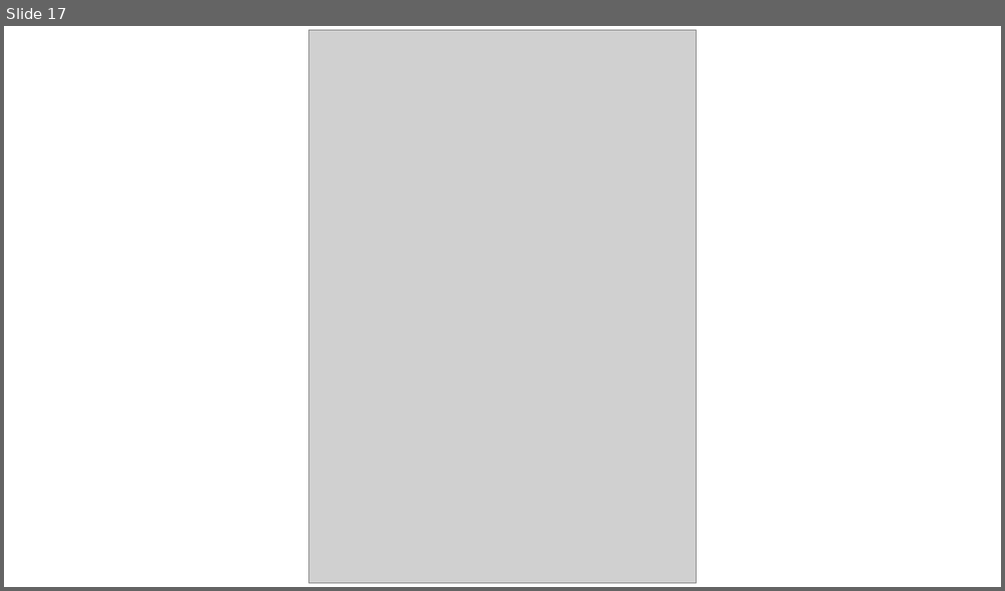
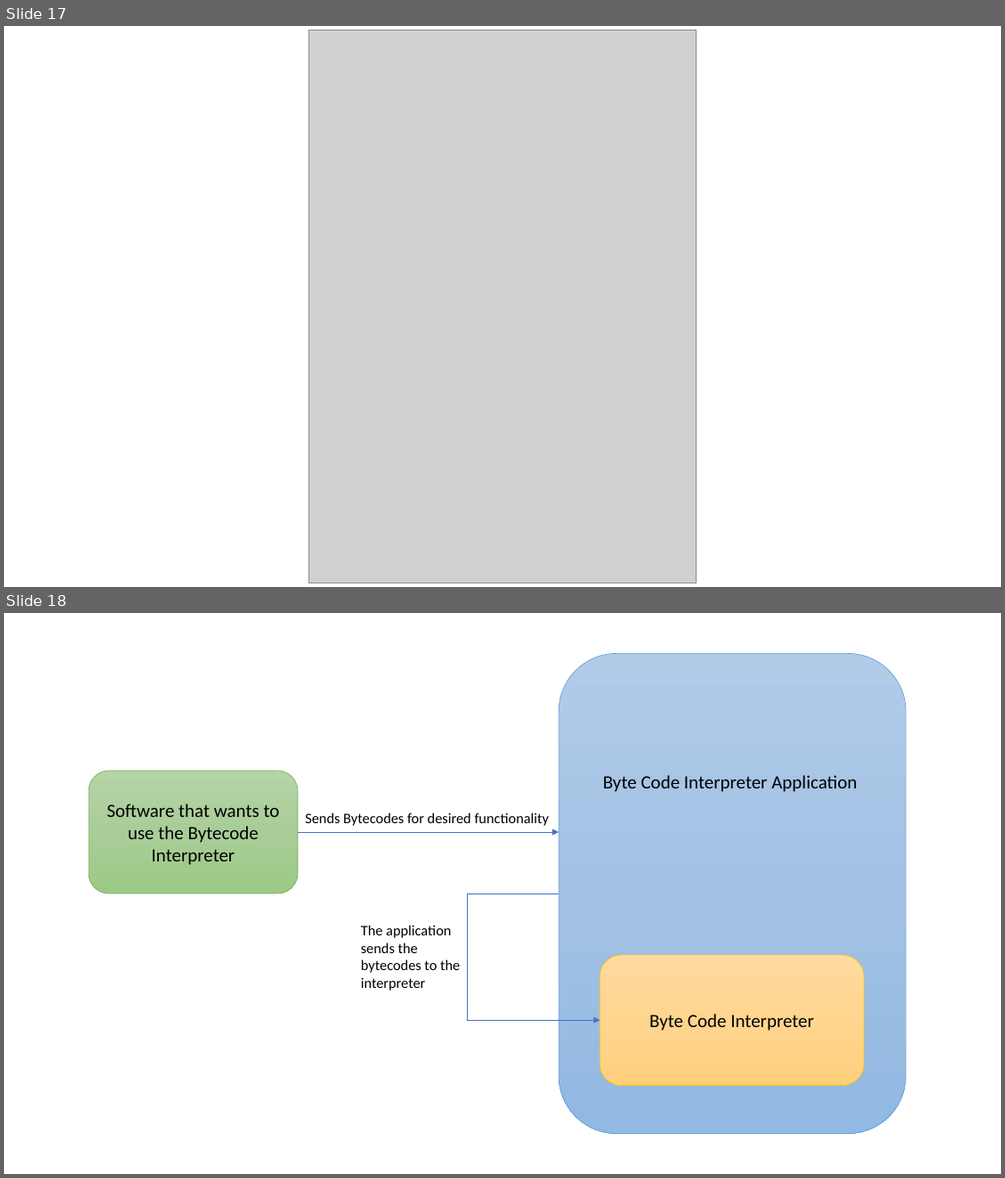
Before and after one commit to Frederick005/Research_Thesis, a slide deck: Report/diagrams.pptx. Shown one above the other, each under a label of ours: slide 17 before the commit, slides 17 and 18 after it. The pictures are 1005x591 and 1005x1178 pixels, drawn with LibreOffice and Linux fonts; fonts in the diff are those of the drawing; grey boxes stand for pictures. Boxes give left, top, right and bottom in pixels: in the first picture for what was removed or moved away, otherwise in the second. Text is boxed around its words. In the diff, an @@ line names an element or a change of style, - is before the commit and + after.

```diff
--- a/Report/diagrams.pptx
+++ b/Report/diagrams.pptx
@@ slide 18 added at [4,613,1001,1174], background #FFFFFF @@
@@ rounded rectangle added at [558,653,906,1134], fill gradient #B1CBE9 to #A3C1E5 to #93B9E4, outline #5B9BD5 0.5 pt, 18 pt, text #000000 @@
+Byte Code Interpreter Application
@@ rounded rectangle added at [89,771,298,893], fill gradient #B5D5A7 to #AACE9A to #9CC987, outline #70AD47 0.5 pt, 18 pt, text #000000 @@
+Software that wants to use the Bytecode Interpreter
@@ text added at [305,812,550,826], 14 pt, text #000000 @@
+Sends Bytecodes for desired functionality
@@ arrow added from (298, 832) to (558, 832), #4472C4 0.5 pt @@
@@ elbow arrow added from (558, 893) to (600, 1020), #4472C4 0.5 pt @@
@@ text added at [361,925,460,990], 14 pt, text #000000 @@
+The application sends the bytecodes to the interpreter
@@ rounded rectangle added at [600,955,864,1085], fill gradient #FFDB9E to #FFD590 to #FFD07C, outline #FFC000 0.5 pt, 18 pt, text #000000 @@
+Byte Code Interpreter
```
Also in this commit, not shown: 1 other slide added, 5 other files.
